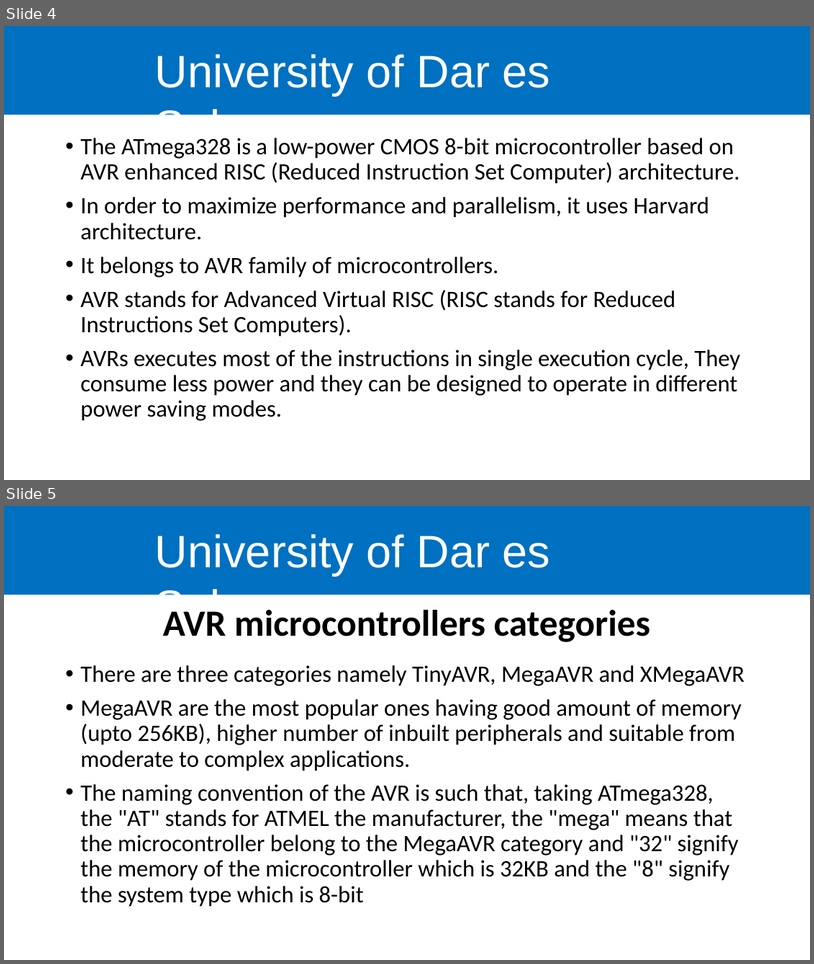
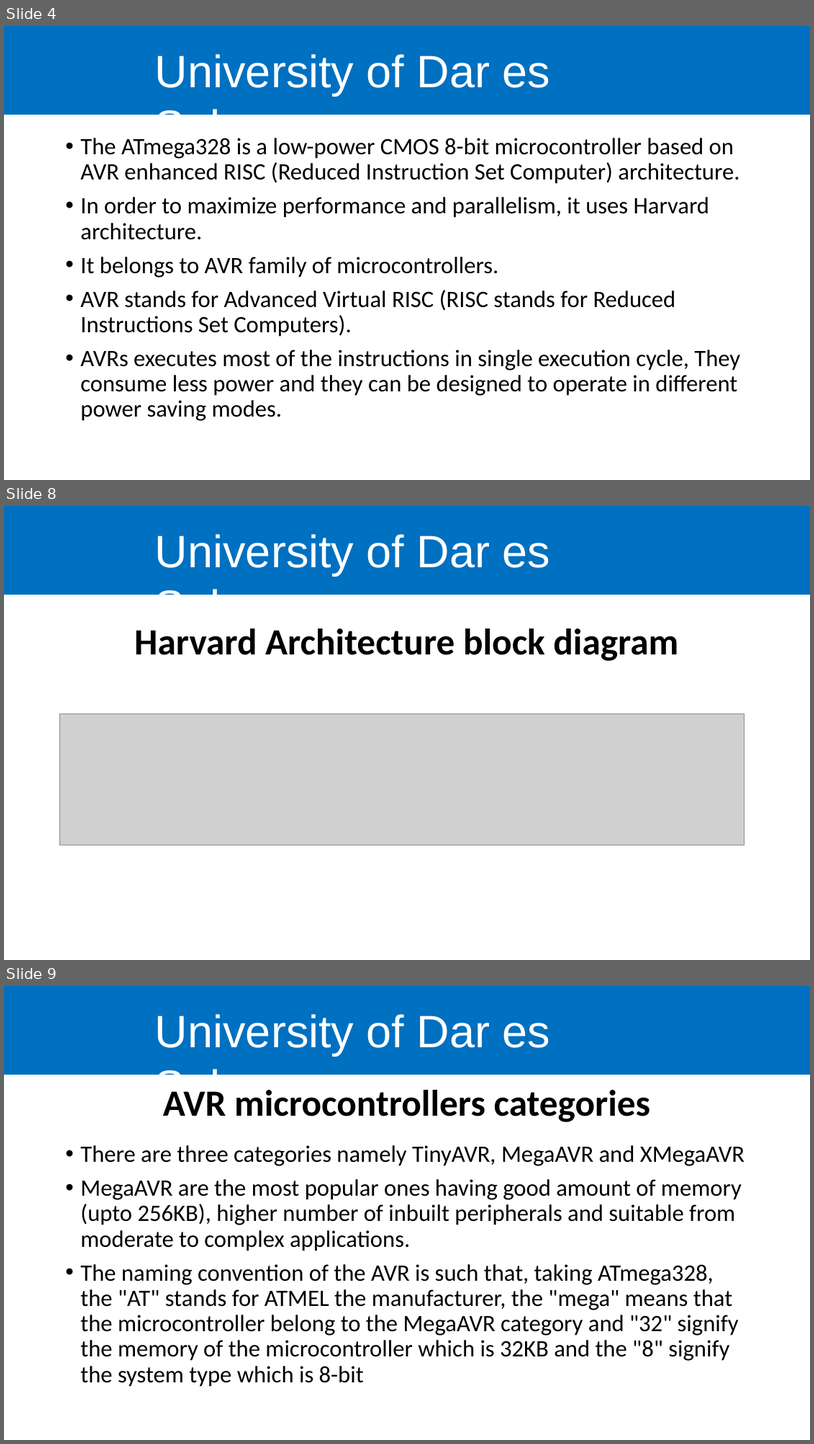
Before and after one commit to kelvkedyson/uissArduino, a slide deck: Lectures/ppts/Lecture 3.pptx. Shown one above the other, each under a label of ours: slides 4 and 5 before the commit, slides 4, 8 and 9 after it; the slides between them are not shown. The pictures are 814x964 and 814x1444 pixels, drawn with LibreOffice and Linux fonts; fonts in the diff are those of the drawing; grey boxes stand for pictures; background and template pictures are left out. Boxes give left, top, right and bottom in pixels: in the first picture for what was removed or moved away, otherwise in the second. Text is boxed around its words. In the diff, an @@ line names an element or a change of style, - is before the commit and + after.

```diff
--- a/Lectures/ppts/Lecture 3.pptx
+++ b/Lectures/ppts/Lecture 3.pptx
@@ slide 8 added at <box>4,506,810,960</box>, background #FFFFFF; not listed: 2 template elements that a slide beside it also shows @@
@@ title added at <box>134,628,679,661</box>, 44 pt, text #000000, bold @@
+Harvard Architecture block diagram
@@ picture added at <box>59,713,745,845</box> @@
@@ what was slide 5 is now slide 9 @@
```
Also in this commit, not shown: 3 other slides added, 1 other file.
